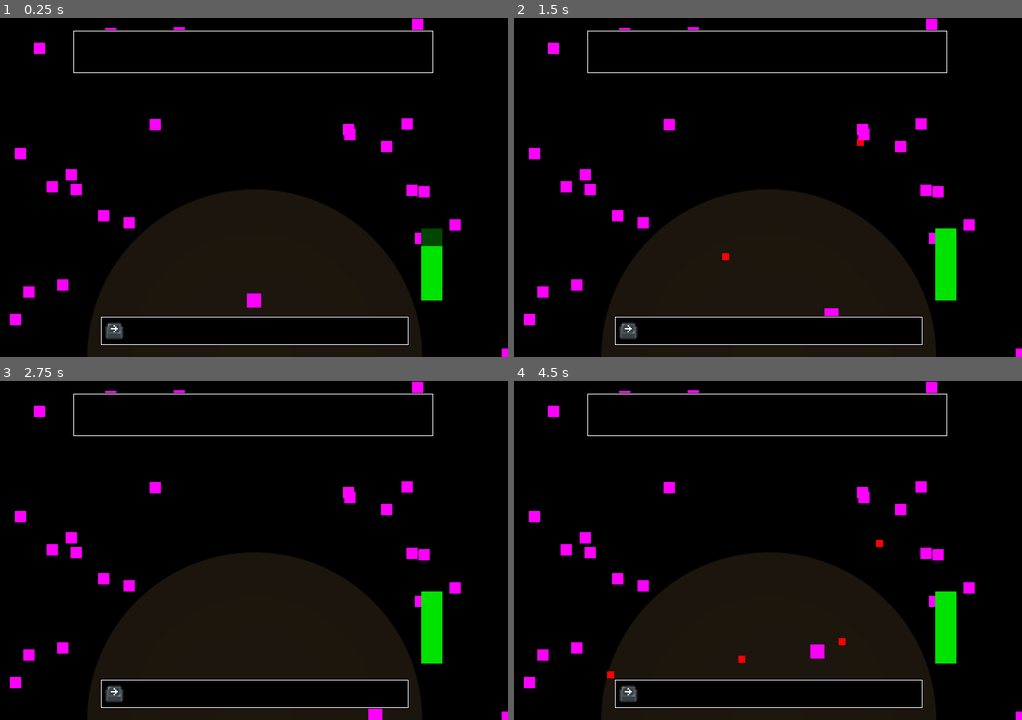
Above: before the commit, frames 1-4 (two rows, left to right).
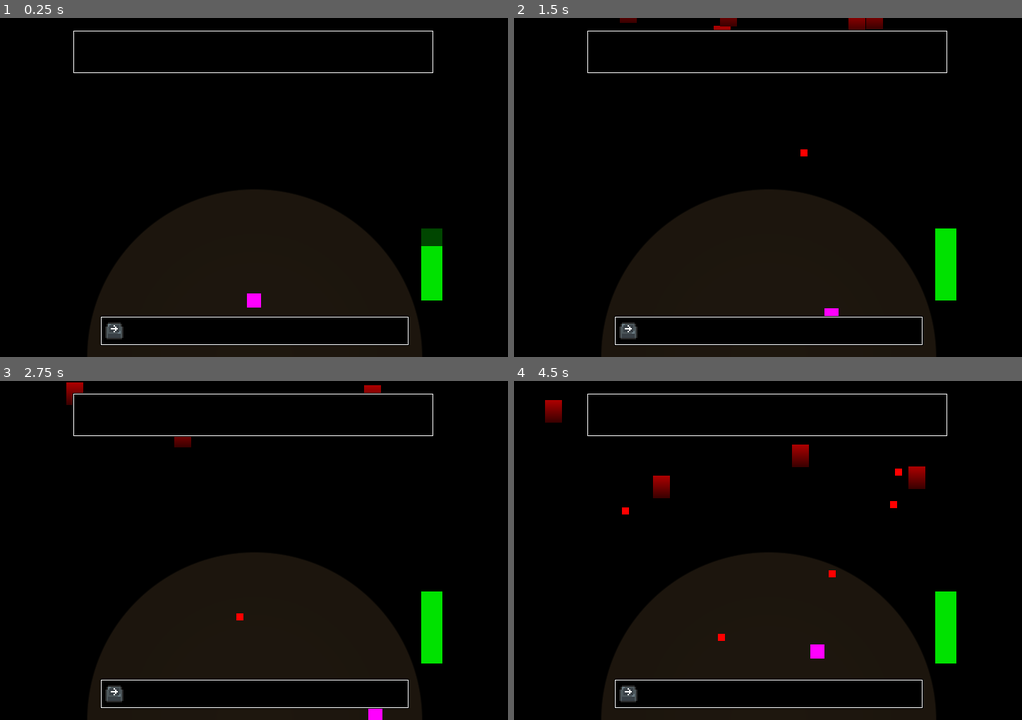
Above: after the commit, the same moments.

Repository: InRe-Dan/MiniJameGam34
Game: Godot game, scene res://Main/main.tscn
The game is run twice, just before and just after one commit, with the same random seed, the same clock (stepped at 60 frames per second) and the same inputs.
Inputs:
- Up to frame 1 (0.25 s): no input
- Up to frame 2 (1.5 s): tap Enter at 0.5 s; hold D (move_right) 0.53-1.28 s; hold S (move_down) from 1.28 s (still down)
- Up to frame 3 (2.75 s): release S (move_down) at 2.03 s; hold D (move_right) from 2.03 s (still down)
- Up to frame 4 (4.5 s): release D (move_right) at 2.78 s; hold W (move_up) 2.78-3.53 s; hold A (move_left) from 3.53 s (still down)

The runs differ from the first frame. In frame 1, 1.5% of the frame differs, in the area x 1-100%, y 0-100%; in frame 2, 2.0%; in frame 3, 1.8%; in frame 4, 2.5%.

Commit message:
Moving audience members

Diff:
--- a/Hazard/spectator.gd
+++ b/Hazard/spectator.gd
@@ -1,10 +1,45 @@
-class_name Spectator extends Node2D
+class_name Spectator extends CharacterBody2D
 ## Represents a single audience member who is able to create hazards
+
+@onready var eyesight : ShapeCast2D = $Shapecast
 
 signal hazard_deployed(hazard)
 
 var queue: Array[Hazard]
+var objective_position : Vector2
+var called_back : bool = false
+var reached_target : bool = false
 
+signal ready_to_despawn
+
+func set_new_objective() -> void:
+	# Reattempt a few times
+	for i in range(5):
+		eyesight.target_position = Vector2.from_angle(randf() * TAU) * 100
+		if eyesight.is_colliding():
+			continue;
+		else:
+			objective_position = global_position + eyesight.target_position
+			reached_target = false
+			return
+	# If we failed entirely, try again later
+	get_tree().create_timer(randf() * 0.5).timeout.connect(set_new_objective)
+
+
+func check_position() -> void:
+	if reached_target:
+		return
+	if global_position.distance_squared_to(objective_position) < 100:
+		reached_target = true
+		if called_back:
+			ready_to_despawn.emit()
+		get_tree().create_timer(0.5 + randf() * 0.7).timeout.connect(set_new_objective)
+
+
+func _process(delta : float) -> void:
+	velocity = global_position.direction_to(objective_position) * 50
+	check_position()
+	move_and_slide()
 
 ## Create a hazard
 func prepare_hazard(hazard: Hazard) -> void:
@@ -13,7 +48,6 @@
 	# Start animation if not already playing
 	# TODO: REPLACE
 	release()
-
 
 ## Animation finished
 func release() -> void:
@@ -25,3 +59,9 @@
 
 	hazard.position = position
 	hazard_deployed.emit(hazard)
+
+## Tells the spectator to go back to the spawn zone so that he can be despawned
+## When the spectator reaches the position, ready_to_despawn is emitted
+func call_back(target : Vector2i) -> void:
+	objective_position = target
+	called_back = true
--- a/Hazard/spectator.tscn
+++ b/Hazard/spectator.tscn
@@ -1,12 +1,36 @@
-[gd_scene load_steps=3 format=3 uid="uid://bllvgnlk03rvh"]
+[gd_scene load_steps=6 format=3 uid="uid://bllvgnlk03rvh"]
 
 [ext_resource type="Script" path="res://Hazard/spectator.gd" id="1_6wfni"]
 
-[sub_resource type="PlaceholderTexture2D" id="PlaceholderTexture2D_h7ius"]
-size = Vector2(16, 16)
+[sub_resource type="Gradient" id="Gradient_io7t6"]
+colors = PackedColorArray(0.227451, 0, 0, 1, 0.678431, 0, 0, 1)
 
-[node name="Spectator" type="Node2D"]
+[sub_resource type="GradientTexture2D" id="GradientTexture2D_2abpy"]
+gradient = SubResource("Gradient_io7t6")
+width = 24
+height = 32
+fill_from = Vector2(1, 1)
+
+[sub_resource type="CapsuleShape2D" id="CapsuleShape2D_7uuij"]
+radius = 12.0
+
+[sub_resource type="CapsuleShape2D" id="CapsuleShape2D_sk16m"]
+radius = 15.0
+
+[node name="Spectator" type="CharacterBody2D"]
+y_sort_enabled = true
+collision_layer = 8
+collision_mask = 56
+motion_mode = 1
 script = ExtResource("1_6wfni")
 
 [node name="Sprite2D" type="Sprite2D" parent="."]
-texture = SubResource("PlaceholderTexture2D_h7ius")
+texture = SubResource("GradientTexture2D_2abpy")
+
+[node name="CollisionShape2D" type="CollisionShape2D" parent="."]
+shape = SubResource("CapsuleShape2D_7uuij")
+
+[node name="Shapecast" type="ShapeCast2D" parent="."]
+shape = SubResource("CapsuleShape2D_sk16m")
+target_position = Vector2(0, 0)
+collision_mask = 61
--- a/Main/audience_manager.gd
+++ b/Main/audience_manager.gd
@@ -1,26 +1,37 @@
 class_name AudienceManager extends Node2D
 ## Handles instantiating audience members
 
+@export var spawn_y_level : Marker2D
+
 @onready var spectator_scene: PackedScene = preload("res://Hazard/spectator.tscn")
-
+@onready var main : Main = get_tree().get_first_node_in_group("main")
 
 ## Called when the node enters the scene tree for the first time.
 func _ready() -> void:
-	for i in range(24):
+	for i in range(5):
 		create_spectator()
 
+func generate_random_spawn_position() -> Vector2:
+	var vec : Vector2
+	vec.y = spawn_y_level.global_position.y + (randf() - 0.5) * 2 * 30
+	vec.x = spawn_y_level.global_position.x + (randf() - 0.5) * 2 * spawn_y_level.gizmo_extents
+	return vec
 
 ## Creates a new audience member at a random position
 func create_spectator() -> void:
 	var spectator: Spectator = spectator_scene.instantiate() as Spectator
+	spectator.global_position = generate_random_spawn_position()
+
+	# Telling the spectator where they should stay for a while
 	var iteration: int = 0
 	while true:
 		# Failed to place
 		if iteration > Globals.spectator_placement_max_attempts:
-			spectator.position = Vector2(randf_range(0, 720), randf_range(0,480 - (Globals.stage_radius + Globals.audience_padding)))
+			spectator.objective_position = Vector2(randf_range(0, 720), randf_range(0,480 - (Globals.stage_radius + Globals.audience_padding)))
 			break
 		iteration += 1
-		spectator.position = Vector2(randf_range(0, 720), randf_range(0,480))
-		if spectator.position.distance_squared_to(Globals.stage_center) > pow(Globals.stage_radius + Globals.audience_padding, 2.0):
+		spectator.objective_position = Vector2(randf_range(0, 720), randf_range(0,480))
+		if spectator.objective_position.distance_squared_to(Globals.stage_center) > pow(Globals.stage_radius + Globals.audience_padding, 2.0):
 			break
+
 	add_child(spectator)
--- a/Main/main.gd
+++ b/Main/main.gd
@@ -5,11 +5,14 @@
 @export var passive_satisfaction_increase = 0.01
 @onready var approval_rating : TextureProgressBar = %ApprovalRating
 
+signal satisfaction_changed
+
 var satisfaction : float = 1.0:
 	set(x):
 		satisfaction = clamp(x, 0, 1)
 		if approval_rating:
 			approval_rating.target = satisfaction
+		satisfaction_changed.emit()
 
 func _process(delta : float) -> void:
 	satisfaction += delta * passive_satisfaction_increase
--- a/Main/main.tscn
+++ b/Main/main.tscn
@@ -57,7 +57,7 @@
 [sub_resource type="GradientTexture2D" id="GradientTexture2D_iaam5"]
 gradient = SubResource("Gradient_wx4ct")
 
-[node name="Main" type="Node2D"]
+[node name="Main" type="Node2D" groups=["main"]]
 texture_filter = 1
 script = ExtResource("1_5t87c")
 passive_satisfaction_increase = 0.0
@@ -86,8 +86,10 @@
 
 [node name="Hazards" type="Node2D" parent="HazardManager"]
 
-[node name="Audience" type="Node2D" parent="HazardManager"]
+[node name="Audience" type="Node2D" parent="HazardManager" node_paths=PackedStringArray("spawn_y_level")]
+position = Vector2(0, -1)
 script = ExtResource("4_8158h")
+spawn_y_level = NodePath("../../SpawnElevation")
 
 [node name="Collision" type="Node2D" parent="."]
 
@@ -182,6 +184,10 @@
 grow_horizontal = 2
 grow_vertical = 0
 
+[node name="SpawnElevation" type="Marker2D" parent="."]
+position = Vector2(360, -49)
+gizmo_extents = 350.0
+
 [connection signal="got_hit" from="Player" to="." method="_on_player_got_hit"]
 [connection signal="joke_failed" from="JokeSystem" to="." method="_on_joke_system_joke_failed"]
 [connection signal="joke_success" from="JokeSystem" to="." method="_on_joke_system_joke_success"]
--- a/project.godot
+++ b/project.godot
@@ -45,6 +45,10 @@
 "res://Main/": "teal",
 "res://Player/": "green"
 }
+
+[global_group]
+
+main=""
 
 [gui]
 
